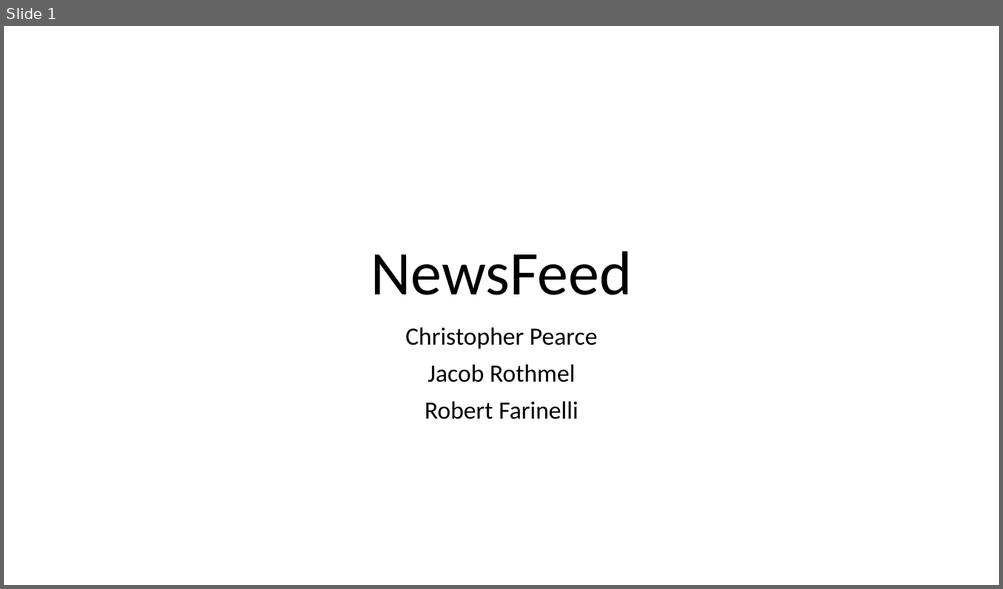
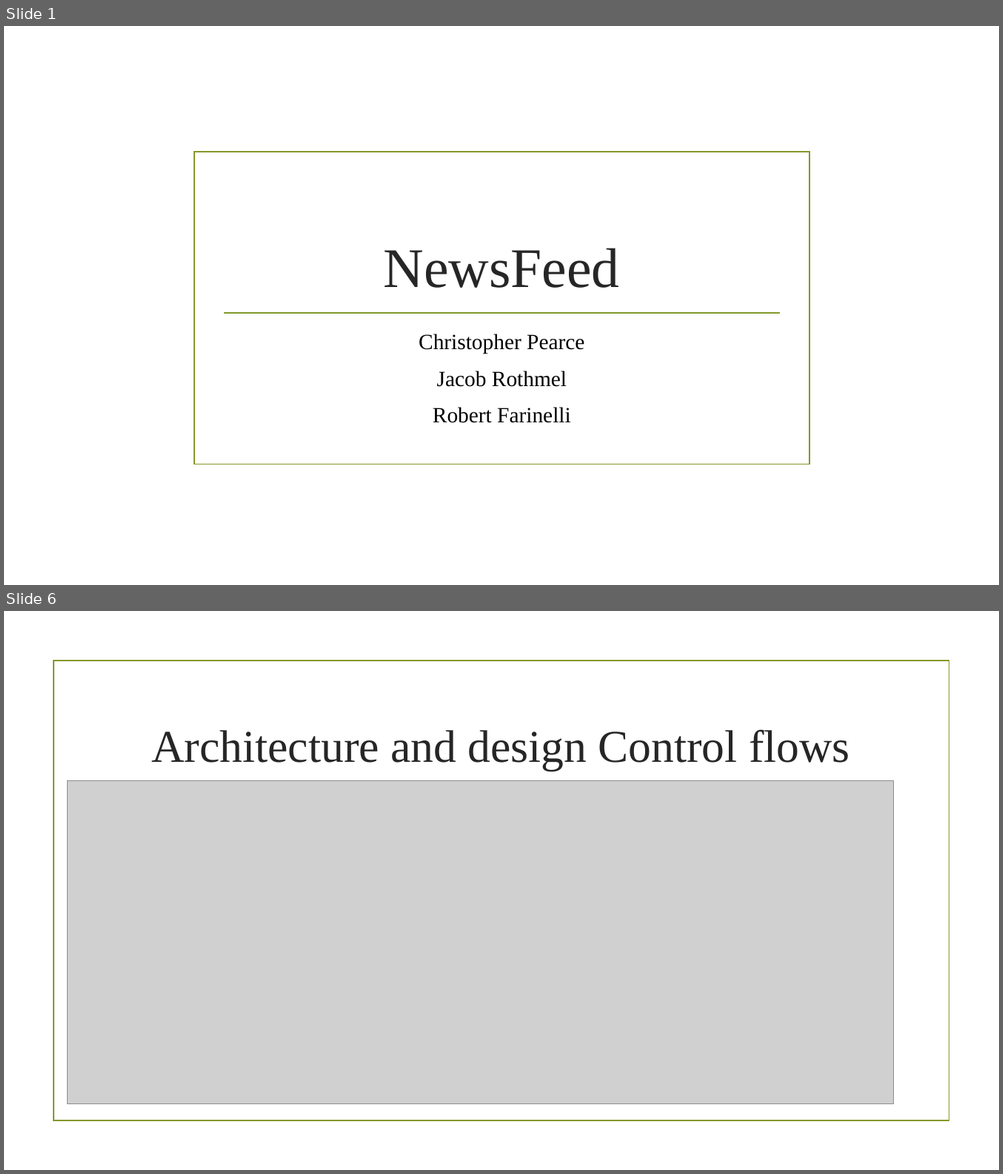
Before and after one commit to cp0153/NewsFeed, a slide deck: final/Final_presentation.pptx. Shown one above the other, each under a label of ours: slide 1 before the commit, slides 1 and 6 after it; the slides between them are not shown. The pictures are 1003x589 and 1003x1174 pixels, drawn with LibreOffice and Linux fonts; fonts in the diff are those of the drawing; grey boxes stand for pictures; background and template pictures are left out. Boxes give left, top, right and bottom in pixels: in the first picture for what was removed or moved away, otherwise in the second. Text is boxed around its words. In the diff, an @@ line names an element or a change of style, - is before the commit and + after.

```diff
--- a/final/Final_presentation.pptx
+++ b/final/Final_presentation.pptx
@@ slide 6 added at box(4, 611, 999, 1170), background picture (left out) @@
@@ rectangle added at box(54, 661, 948, 1122), outline #83992A 1.25 pt @@
@@ title added at box(151, 729, 850, 771), 44 pt, text #262626 @@
+Architecture and design Control flows
@@ picture added at box(68, 781, 893, 1104) @@
@@ slide 1 changed as well @@
@@ rectangle added at box(194, 152, 810, 465), outline #83992A 1.25 pt @@
@@ title "NewsFeed": place and size @@
-title "NewsFeed" at box(371, 251, 632, 295)
+title "NewsFeed" at box(384, 248, 620, 288)
@@ title "NewsFeed" at box(384, 248, 620, 288): size 60 to 54 pt, font Calibri to Times New Roman, text colour #000000 to #262626; line spacing 0.9 to 1 @@
@@ line added from (223, 313) to (780, 313), #83992A 1.25 pt @@
@@ subtitle "Christopher Pearce": place and size @@
-subtitle "Christopher Pearce" at box(405, 327, 597, 420)
+subtitle "Christopher Pearce" at box(418, 334, 584, 423)
@@ subtitle "Christopher Pearce" at box(418, 334, 584, 423): size 24 to 21 pt, font Calibri to Times New Roman; line spacing 0.9 to 1 @@
```
Also in this commit, not shown: 6 other slides added, 1 slide removed, 3 other files.
